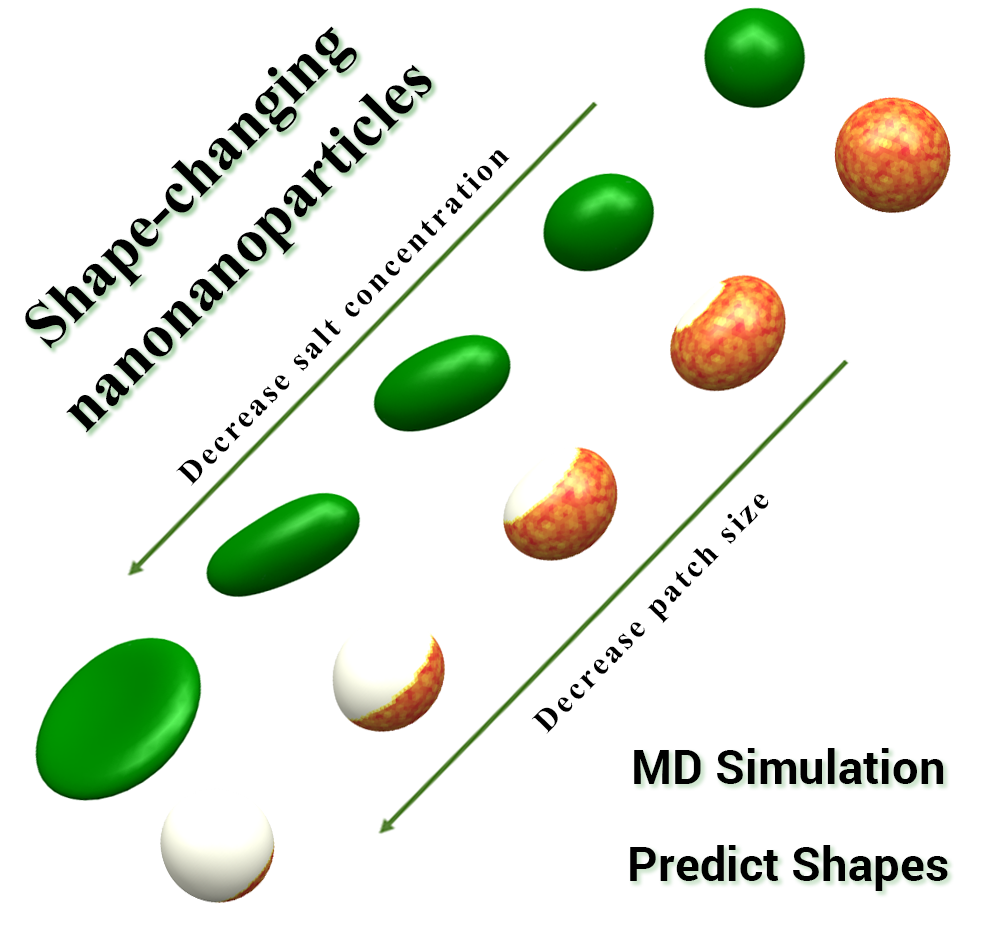
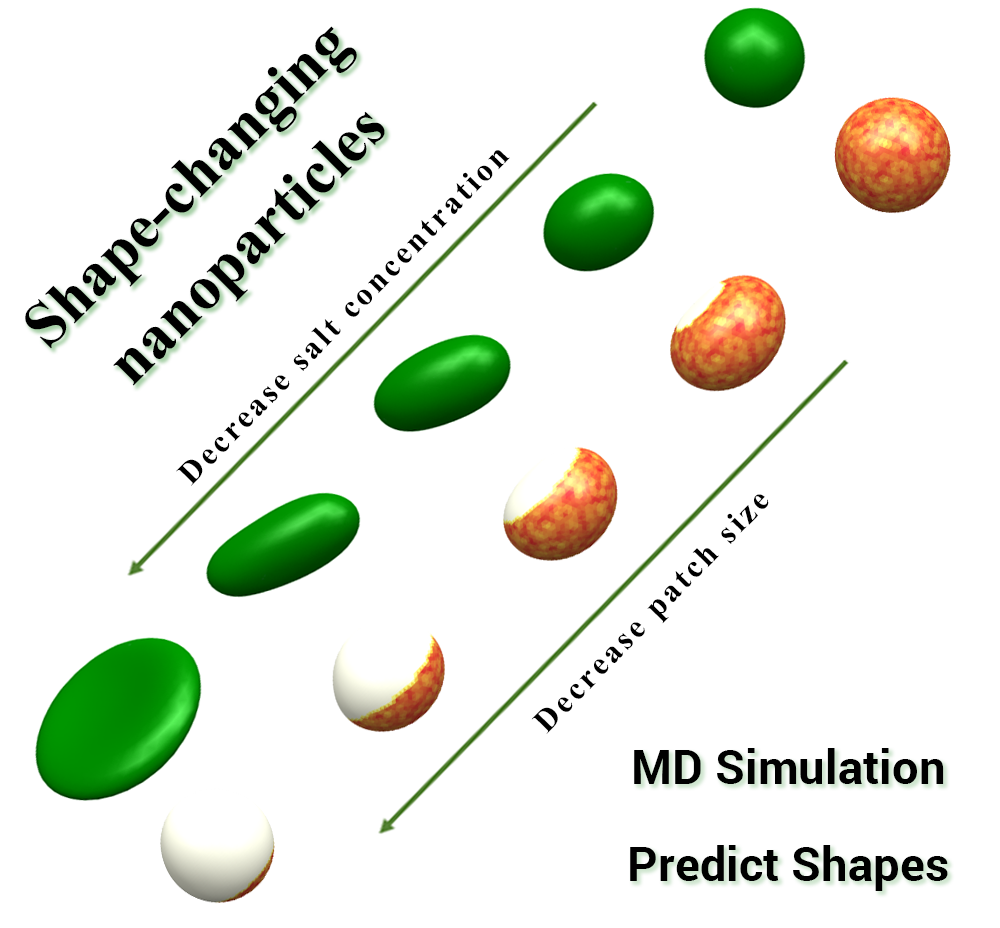
Layers edited between the first and the second 1000x928 image:
renamed "Shape-changing nanonanoparticles" to "Shape-changing nanoparticles", painted on it over [66, 64, 432, 433]
